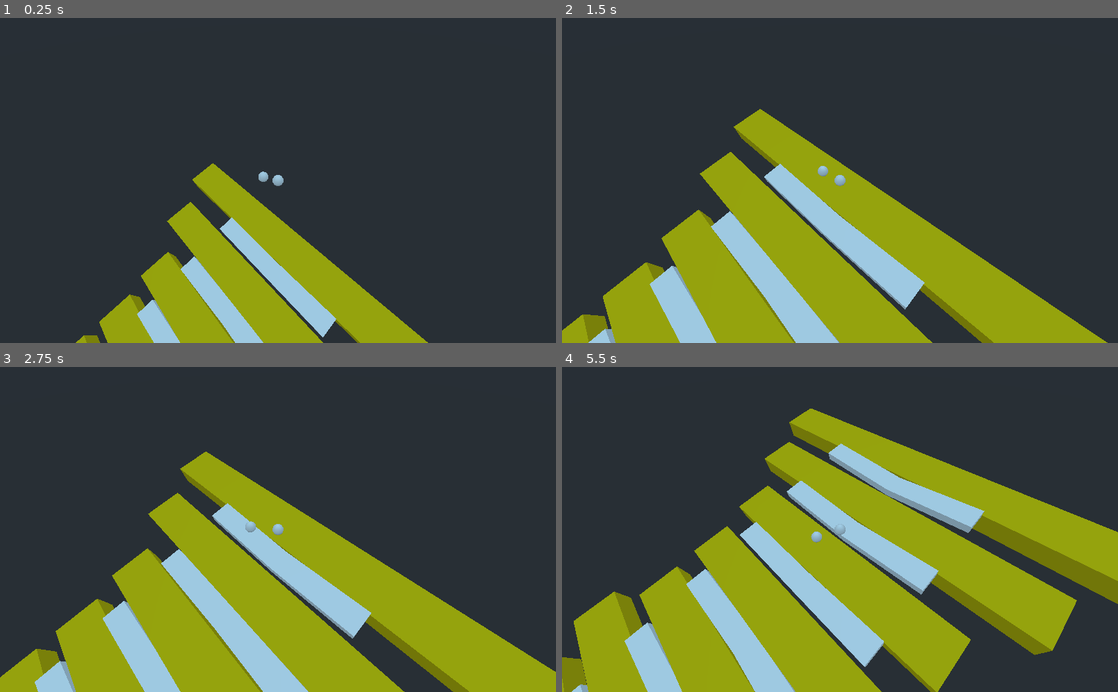
Above: before the commit, frames 1-4 (two rows, left to right).
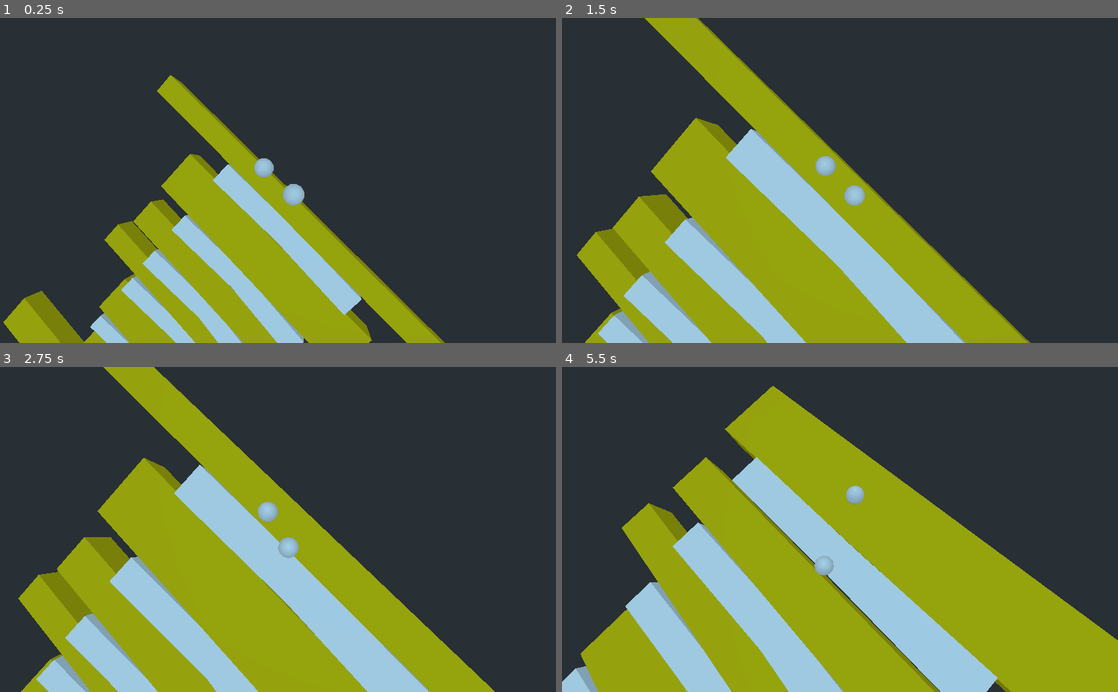
Above: after the commit, the same moments.

Repository: dmgarland/xylophone
Game: Godot game, scene res://Main.tscn
Two runs of this game, one before a commit and one after it. Both use one fixed random seed, a clock stepped at 60 frames per second and the inputs below.
Inputs:
- Up to frame 1 (0.25 s): no input
- Up to frame 2 (1.5 s): no input
- Up to frame 3 (2.75 s): no input
- Up to frame 4 (5.5 s): no input

The runs differ from the first frame. In frame 1, 20% of the frame differs, in the area x 0-80%, y 17-100%; in frame 2, 26%; in frame 3, 30%; in frame 4, 47%, in the area x 0-100%, y 5-100%.

Commit message:
different note durations

Diff:
--- a/Main.gd
+++ b/Main.gd
@@ -1,45 +1,55 @@
 extends Node
 export (PackedScene) var Note
 export (PackedScene) var Ball
-# Declare member variables here. Examples:
-# var a = 2
-# var b = "text"
 
 var r = RandomNumberGenerator.new()
 var notes_played = 0;
 var camera: Camera
-var target: Spatial
+var spheres = []
+var z = 0.0
 
 const polyphony = 2;
 
-# Called when the node enters the scene tree for the first time.
 func _ready():
 	r.randomize()
-	for i in range(25):
+	for _i in range(25):
 		add_note()
 
 	for i in range(polyphony):
-		var ball = Ball.instance()
-		target = ball
-		ball.translate(Vector3(-3 + i * 2, 10 + i, 0))
-		add_child(ball)
-
+		var sphere = Ball.instance()
+		sphere.translate(Vector3(-3 + i * 2, 10 + i, 1))
+		add_child(sphere)
+		spheres.append(sphere)
 
 	camera = Camera.new()
 	add_child(camera)
-
 
 func add_note():
 	var note = Note.instance()
 	note.polyphony = polyphony
 	note.steps = r.randi_range(-12, 12)
+	note.beats = r.randi_range(1, 8) * 0.25
 	var y: float = (notes_played * 2)
-	var z: float = notes_played * 6
 	note.translate(Vector3(0, -y, z))
 	note.rotate_x(deg2rad(12))
 	note.connect("note_ended", self, "add_note")
 	add_child(note)
+	z += note.width()
 	notes_played += 1
 
-func _process(delta):
-	camera.look_at_from_position(target.translation + Vector3(10, 15, 10), target.translation, Vector3(0, 1, 0))
+func _process(_delta):
+	var target = Vector3.ZERO
+	var min_z = INF
+	var max_z = 0
+	for sphere in spheres:
+		var p = sphere.global_transform.origin
+
+		target += p
+		min_z = min(p.z, min_z)
+		max_z = max(p.z, max_z)
+
+
+	target = target / spheres.size()
+	var diff = max_z - min_z
+	var zoom = Vector3(diff * 0.7, 10, diff * 0.7) + Vector3.ONE
+	camera.look_at_from_position((target + zoom), target, Vector3(0, 1, 0))
--- a/Note.gd
+++ b/Note.gd
@@ -5,6 +5,7 @@
 export var sample_hz = 22050.0
 export var steps = 0
 export var polyphony = 1
+export var beats = 1
 var pulse_hz
 var notes: Array
 var bodies = {}
@@ -22,21 +23,23 @@
 		note['phase'] = fmod(note['phase'] + increment, 1.0)
 		to_fill -= 1
 
+func width():
+	return $note.depth + $slope_left/box.depth
+
 func _ready():
 	pulse_hz = ref_freq * pow(A, steps)
-	$note.width = 24 - steps
-	AudioServer.lock()
+	$note.width = (24 - steps)
+	$note.depth = $note.depth * (beats + 0.75)
+	translate(Vector3(0, 0, $note.depth / 2))
 
-	for i in range(polyphony):
+	$slope_left.translate(Vector3(0, 0, ($note.depth / 2 - $slope_left/box.depth / 2)))
+	$slope_right.translate(Vector3(0, 0, ($note.depth / 2 - $slope_right/box.depth / 2)))
+
+	for _i in range(polyphony):
 		var player = AudioStreamPlayer3D.new()
-		AudioServer.add_bus()
-		var bus = AudioServer.bus_count - 1
-		var name = "Bus %s" % bus
-		AudioServer.set_bus_name(bus, name)
-		AudioServer.set_bus_send(bus, "Master")
 		player.stream = AudioStreamGenerator.new()
 		player.stream.mix_rate = sample_hz
-		player.bus = name
+
 		var note = {
 			'player': player,
 			'amp': Vector2.ONE,
@@ -47,25 +50,22 @@
 		notes.append(note)
 		add_child(player)
 
-	AudioServer.unlock()
-
 func _process(delta):
 	var ended = true
 
 	for note in notes:
 		if note['player'].playing:
-			_fill_buffer(note)
-
-			if note['amp'].x < 0.01:
+			if note['amp'].x < 0.05:
 				note['player'].stop()
 				note['ended'] = true
 			else:
+				_fill_buffer(note)
 				note['amp'] = note['amp'].linear_interpolate(Vector2.ZERO, delta)
 
 		ended = ended && note['ended']
 
 	if bodies.size() > 0 && ended:
-		print('ending note')
+		#print('ending note')
 		emit_signal('note_ended')
 		queue_free()
 
@@ -75,5 +75,6 @@
 		bodies[body] = note
 		if !note['player'].playing:
 			#print(note)
+			note['player'].bus = body.busName()
 			note['player'].play()
 			started = true
--- a/Note.tscn
+++ b/Note.tscn
@@ -11,11 +11,10 @@
 
 [node name="note" type="CSGBox" parent="."]
 width = 16.0
-depth = 4.0
-material = SubResource( 2 )
+material = SubResource( 1 )
 
 [node name="slope_left" type="CSGCombiner" parent="."]
-transform = Transform( 1, 0, 0, 0, 1, 0, 0, 0, 1, -4, 0.75, 3 )
+transform = Transform( 1, 0, 0, 0, 1, 0, 0, 0, 1, -4, 0.75, 2 )
 
 [node name="sheared" type="CSGBox" parent="slope_left"]
 transform = Transform( 1, -10, 0, 0, 1, 0, 0, 0, 1, 0, 0, 0 )
@@ -26,7 +25,7 @@
 width = 8.0
 
 [node name="slope_right" type="CSGCombiner" parent="."]
-transform = Transform( 1, 0, 0, 0, 1, 0, 0, 0, 1, 4, 0.75, 3 )
+transform = Transform( 1, 0, 0, 0, 1, 0, 0, 0, 1, 4, 0.75, 2 )
 
 [node name="sheared" type="CSGBox" parent="slope_right"]
 transform = Transform( 1, 10, 0, 0, 1, 0, 0, 0, 1, 0, 0, 0 )
--- a/collide.gd
+++ b/collide.gd
@@ -1,20 +1,15 @@
 extends RigidBody
 
+func _ready():
+	AudioServer.lock()
+	AudioServer.add_bus()
+	var bus = AudioServer.bus_count - 1
+	AudioServer.set_bus_name(bus, busName())
+	AudioServer.set_bus_send(bus, "Master")
+	AudioServer.unlock()
 
-# Declare member variables here. Examples:
-# var a = 2
-# var b = "text"
-
-
-# Called when the node enters the scene tree for the first time.
-func _ready():
-	pass # Replace with function body.
-
-
-# Called every frame. 'delta' is the elapsed time since the previous frame.
-#func _process(delta):
-#	pass
-
+func busName():
+	return "sphere-%s" % get_instance_id()
 
 func _on_RigidBody_body_entered(body):
 	if body is CSGCombiner:
Not shown: 1 places in Note.tscn that only renumber resources
Not shown, changed: docs/index.pck
